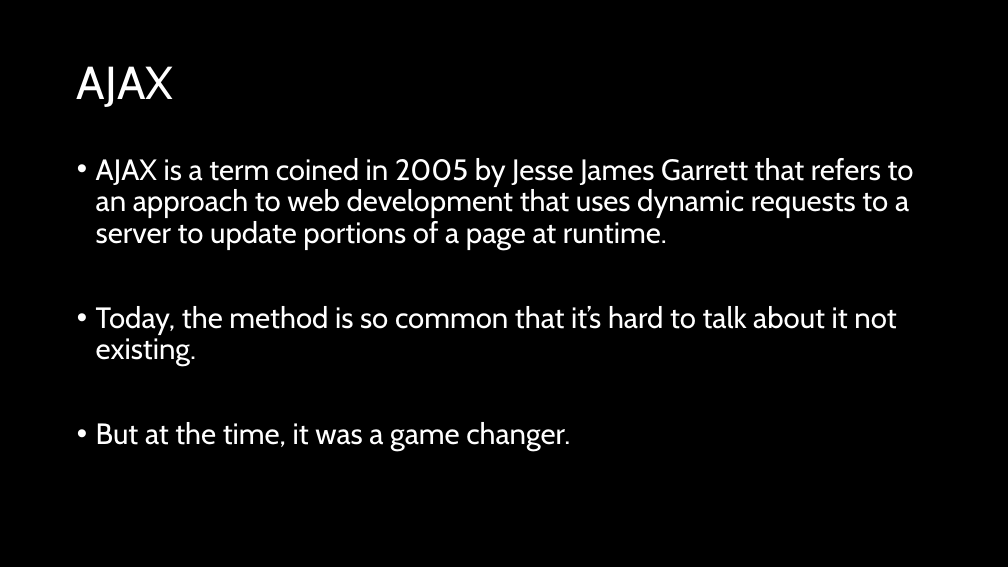
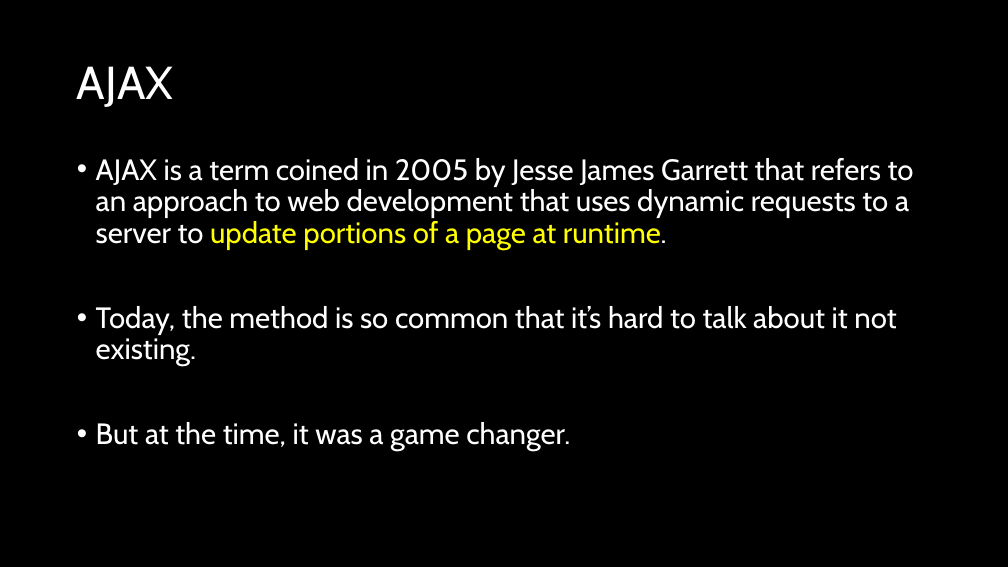
Before and after one commit to natiquekeyin/fall2024, a slide deck: slide 4 of JavaScript/Week6/Week6.pptx (slide 3 before the commit). Drawn at 1008x567 pixels with LibreOffice and Linux fonts; fonts in the diff are those of the drawing. Boxes give left, top, right and bottom in pixels: in the first picture for what was removed or moved away, otherwise in the second. Text is boxed around its words. In the diff, an @@ line names an element or a change of style, - is before the commit and + after.

```diff
--- a/JavaScript/Week6/Week6.pptx
+++ b/JavaScript/Week6/Week6.pptx
@@ text at (x1=96, y1=158, x2=914, y2=250): text colour #FFFFFF to #FFFF00 in "update portions of a page at runtime." @@
```
Also in this commit, not shown: 1 slide added, 6 other files.
